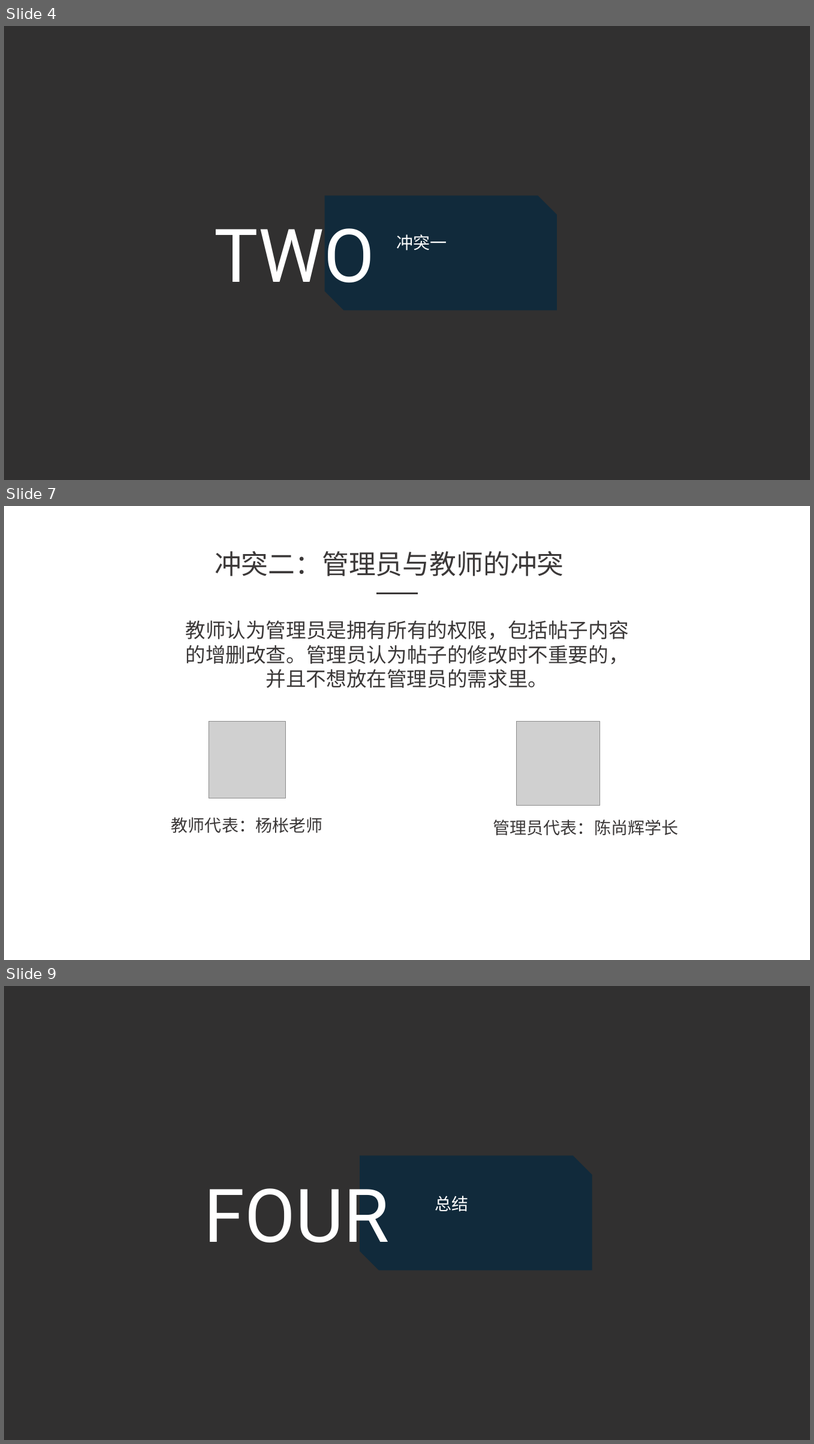
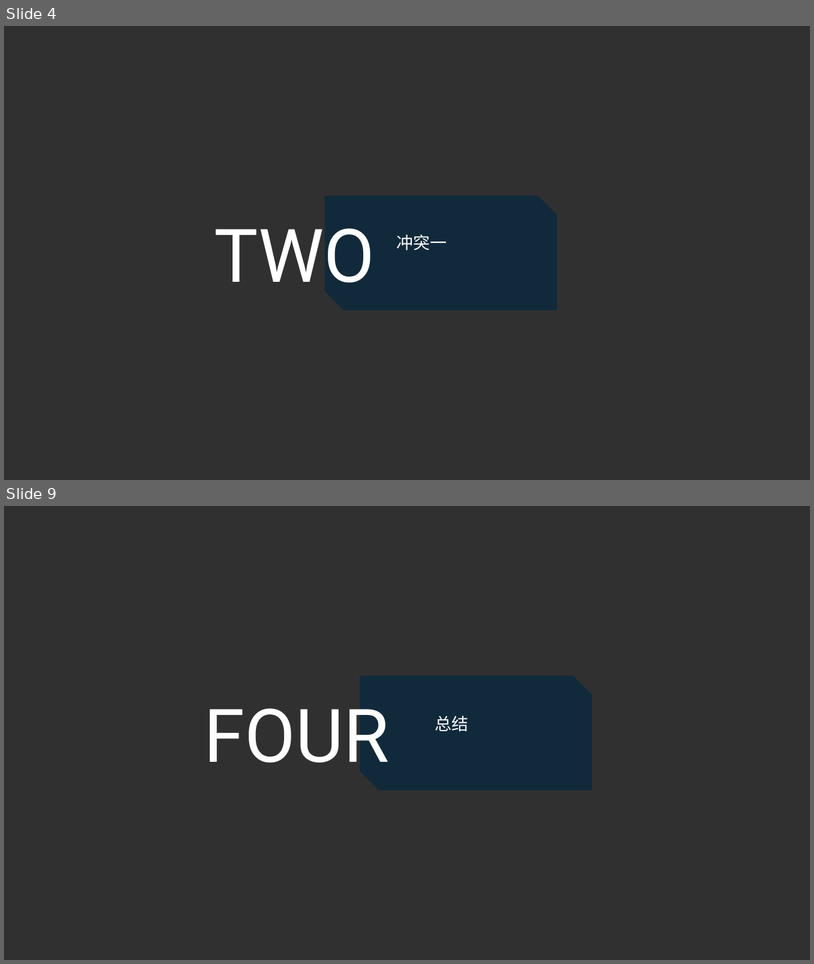
Before and after one commit to SarielX98/PRD2018G14, a slide deck: 受控文档/软件需求工程/3项目执行/PRD2018-G14-JAD会议.pptx. Shown one above the other, each under a label of ours: slides 4, 7 and 9 before the commit, slides 4 and 9 after it; the slides between them are not shown. The pictures are 814x1444 and 814x964 pixels, drawn with LibreOffice and Linux fonts; fonts in the diff are those of the drawing; grey boxes stand for pictures; background and template pictures are left out; a plain dark background stands for a picture behind light text. Boxes give left, top, right and bottom in pixels: in the first picture for what was removed or moved away, otherwise in the second. Text is boxed around its words. In the diff, an @@ line names an element or a change of style, - is before the commit and + after.

```diff
--- a/受控文档/软件需求工程/3项目执行/PRD2018-G14-JAD会议.pptx
+++ b/受控文档/软件需求工程/3项目执行/PRD2018-G14-JAD会议.pptx
@@ slide 7 removed at <box>4,506,810,960</box>, background #FFFFFF @@
@@ text removed at <box>215,551,564,576</box> @@
-冲突二：管理员与教师的冲突
@@ line removed from (377, 593) to (419, 593) @@
@@ text removed at <box>185,620,629,688</box> @@
-教师认为管理员是拥有所有的权限，包括帖子内容的增删改查。管理员认为帖子的修改时不重要的，并且不想放在管理员的需求里。
@@ picture removed at <box>209,721,285,798</box> @@
@@ picture removed at <box>517,721,600,805</box> @@
@@ text removed at <box>171,817,323,833</box> @@
-教师代表：杨枨老师
@@ text removed at <box>494,819,678,835</box> @@
-管理员代表：陈尚辉学长
```
Also in this commit, not shown: 4 slides changed, 2 slides added, 1 other slide removed.
